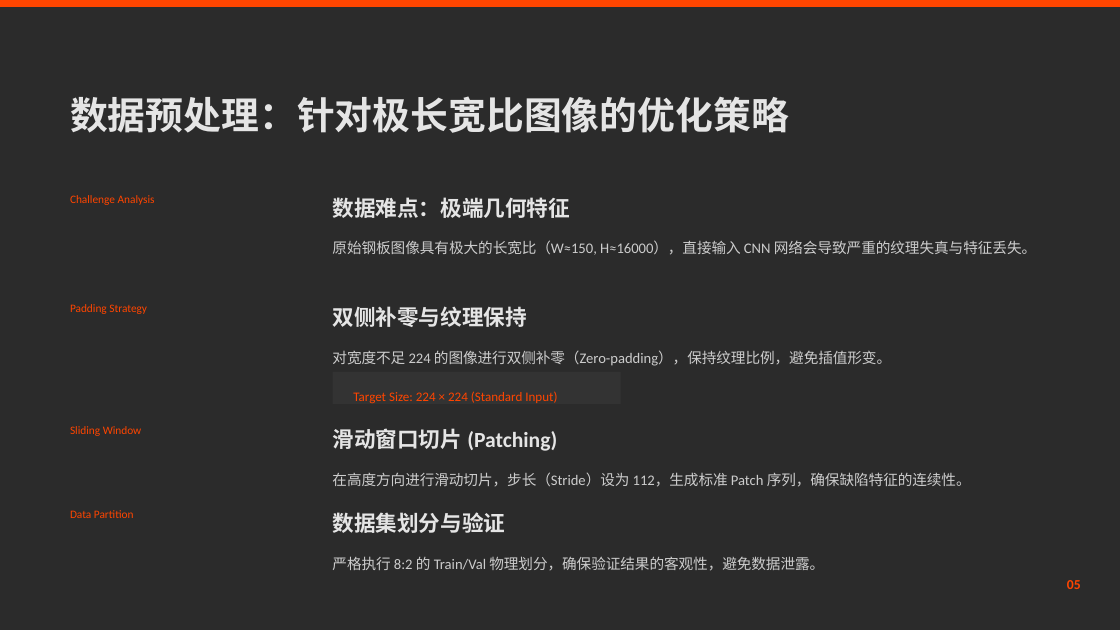
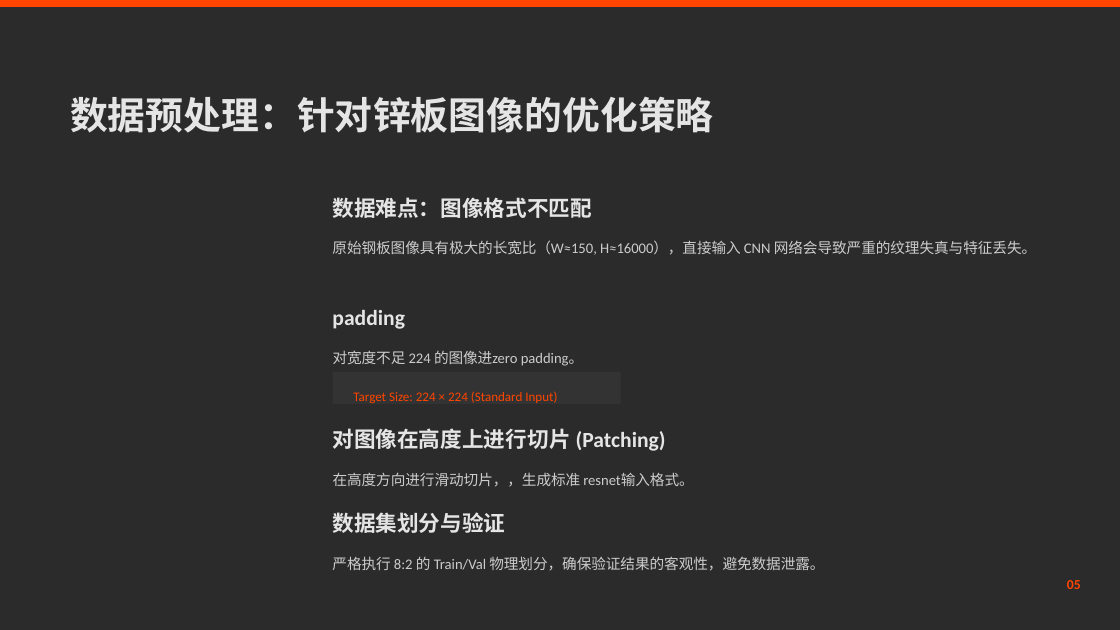
Before and after one commit to muyuniao/work, a slide deck: slide 4 of 基于深度有序回归的钢板表面缺陷分级研究进展.pptx (slide 5 before the commit). Drawn at 1120x630 pixels with LibreOffice and Linux fonts; fonts in the diff are those of the drawing; background and template pictures are left out; a plain dark background stands for a picture behind light text. Boxes give left, top, right and bottom in pixels: in the first picture for what was removed or moved away, otherwise in the second. Text is boxed around its words. In the diff, an @@ line names an element or a change of style, - is before the commit and + after.

```diff
--- a/基于深度有序回归的钢板表面缺陷分级研究进展.pptx
+++ b/基于深度有序回归的钢板表面缺陷分级研究进展.pptx
@@ text at <box>70,96,714,133</box>: text changed @@
-数据预处理：针对极长宽比图像的优化策略
+数据预处理：针对锌板图像的优化策略
@@ text removed at <box>70,195,155,205</box> @@
-Challenge Analysis
@@ text at <box>333,197,592,218</box>: text changed @@
-数据难点：极端几何特征
+数据难点：图像格式不匹配
@@ text at <box>332,310,405,329</box>: text changed; size 7.3 to 14 pt; text colour #FF4500 to #E5E5E5; bold on @@
-Padding Strategy
+padding
@@ text removed at <box>332,306,526,327</box> @@
-双侧补零与纹理保持
@@ text at <box>333,351,583,366</box>: text changed @@
-对宽度不足 224 的图像进行双侧补零（Zero-padding），保持纹理比例，避免插值形变。
+对宽度不足 224 的图像进zero padding。
@@ text removed at <box>70,426,142,436</box> @@
-Sliding Window
@@ text at <box>333,428,666,451</box>: text changed @@
-滑动窗口切片 (Patching)
+对图像在高度上进行切片 (Patching)
@@ text at <box>333,472,693,487</box>: text changed @@
-在高度方向进行滑动切片，步长（Stride）设为 112，生成标准 Patch 序列，确保缺陷特征的连续性。
+在高度方向进行滑动切片，，生成标准 resnet输入格式。
@@ text removed at <box>70,510,134,518</box> @@
-Data Partition
```
Also in this commit, not shown: 7 other slides changed, 1 slide removed, 1 other file.
